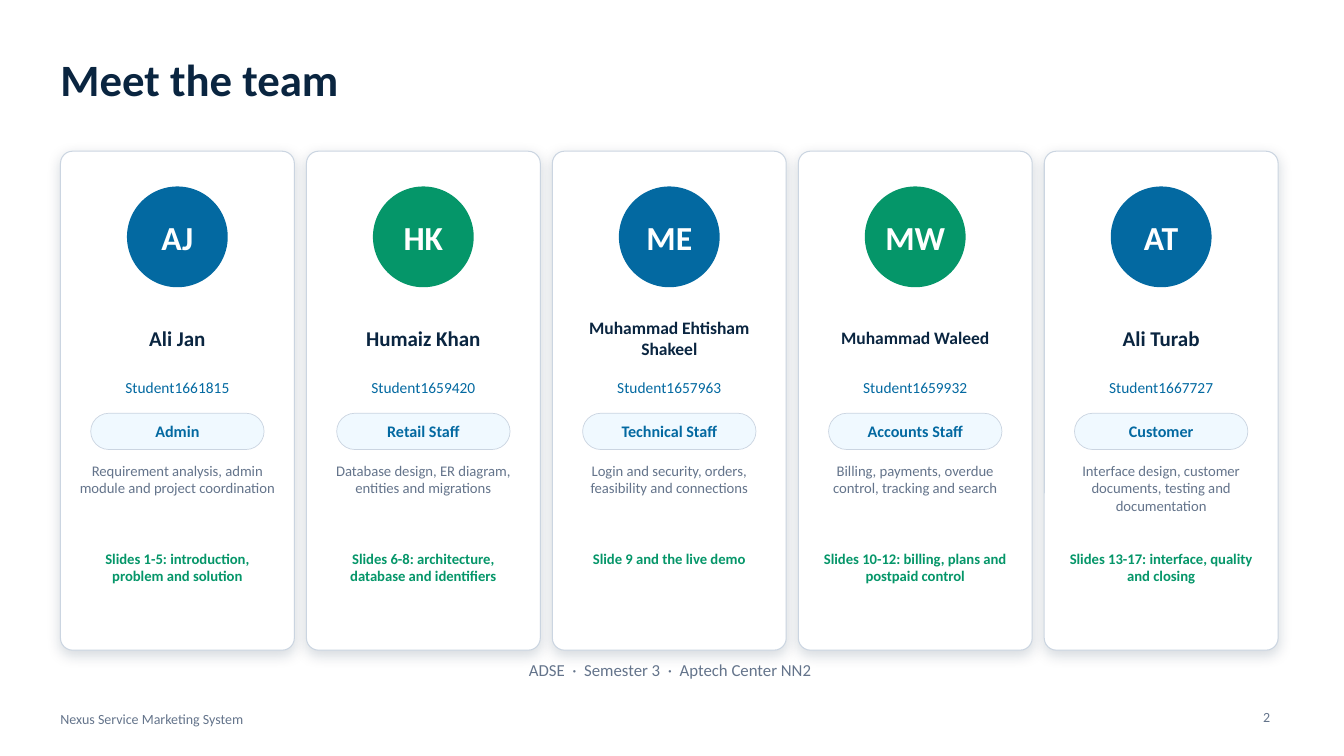
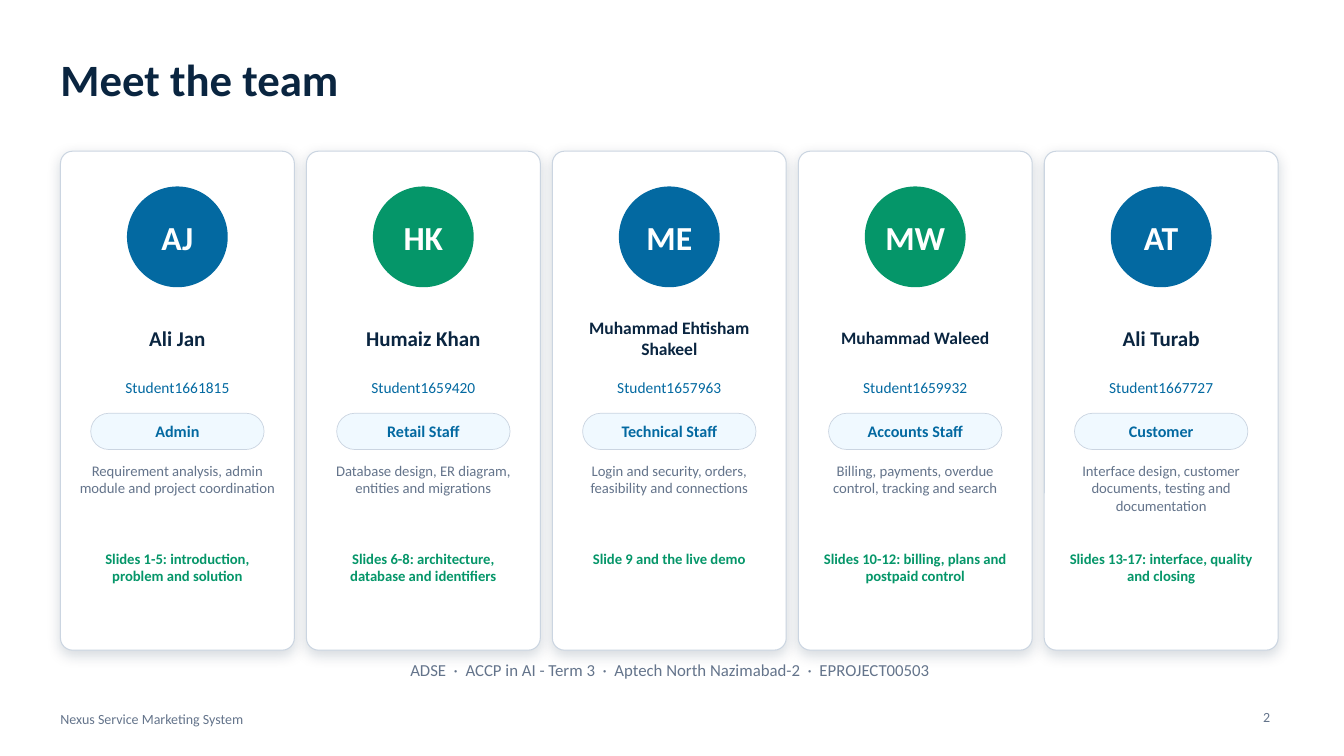
Before and after one commit to humaizkhan363-cmd/e_project, a slide deck: slide 2 of documentation/Nexus_Documentation/Nexus_Presentation_animated.pptx. Drawn at 1344x756 pixels with LibreOffice and Linux fonts; fonts in the diff are those of the drawing. Boxes give left, top, right and bottom in pixels: in the first picture for what was removed or moved away, otherwise in the second. Text is boxed around its words. In the diff, an @@ line names an element or a change of style, - is before the commit and + after.

```diff
--- a/documentation/Nexus_Documentation/Nexus_Presentation_animated.pptx
+++ b/documentation/Nexus_Documentation/Nexus_Presentation_animated.pptx
@@ text at (x1=410, y1=664, x2=929, y2=679): text changed @@
-ADSE · Semester 3 · Aptech Center NN2
+ADSE · ACCP in AI - Term 3 · Aptech North Nazimabad-2 · EPROJECT00503
```
Also in this commit, not shown: 7 other files.
